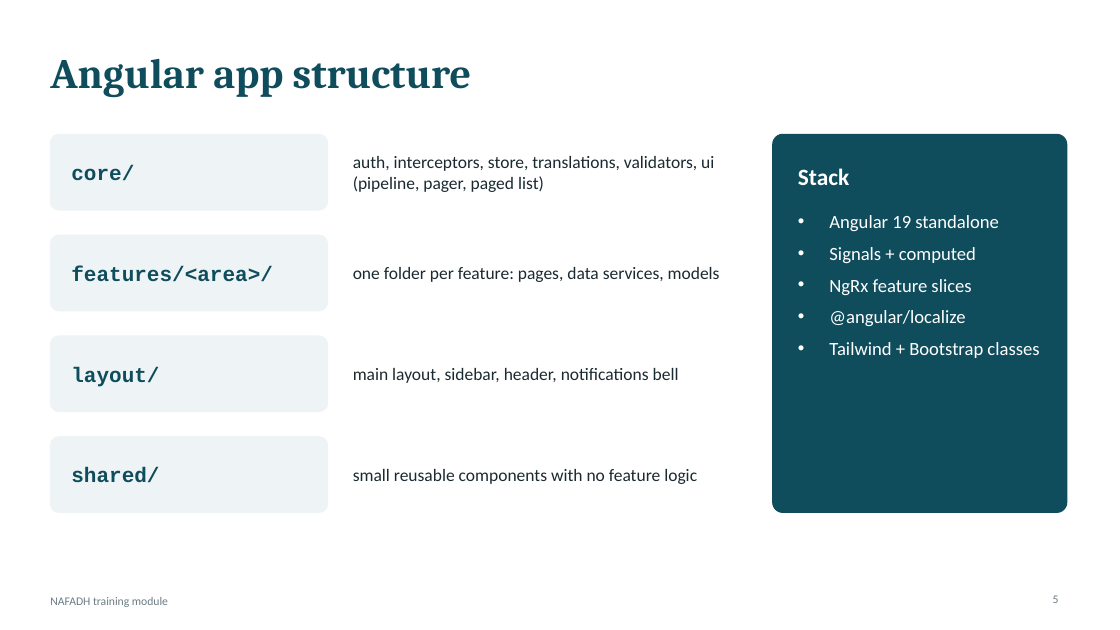
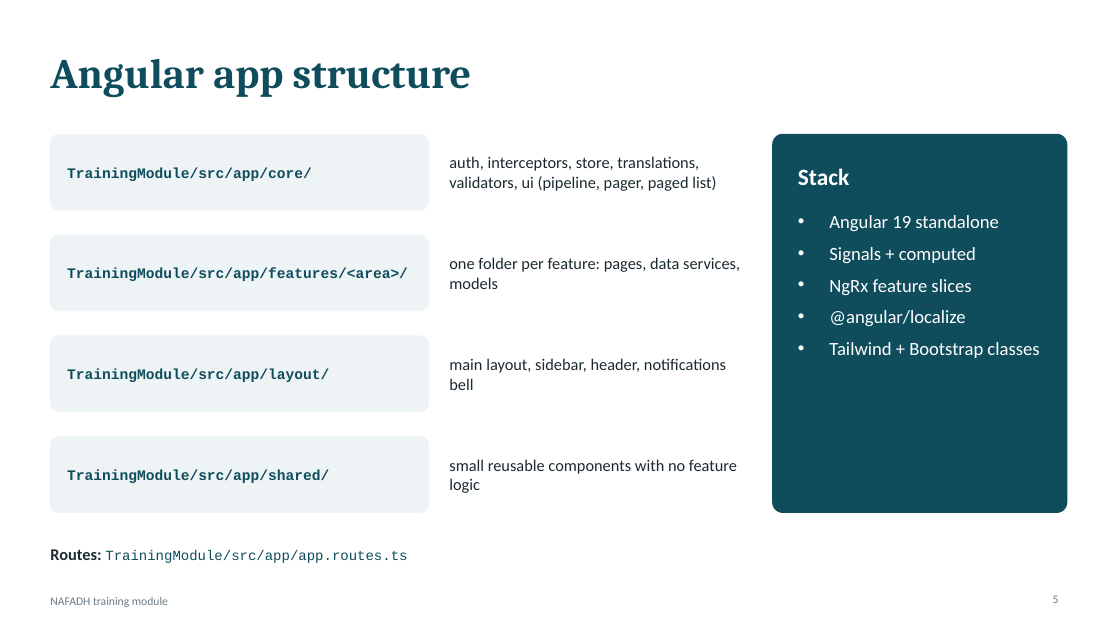
Before and after one commit to TRA-Projects/nafadh_trainning, a slide deck: slide 5 of docs/training-standards.pptx. Drawn at 1120x630 pixels with LibreOffice and Linux fonts; fonts in the diff are those of the drawing. Boxes give left, top, right and bottom in pixels: in the first picture for what was removed or moved away, otherwise in the second. Text is boxed around its words. In the diff, an @@ line names an element or a change of style, - is before the commit and + after.

```diff
--- a/docs/training-standards.pptx
+++ b/docs/training-standards.pptx
@@ rounded rectangle: place and size @@
-rounded rectangle at box(50, 134, 328, 210)
+rounded rectangle at box(50, 134, 429, 210)
@@ text "auth, interceptors, store, translations, validators, ...": place and size @@
-text "auth, interceptors, store, translations, validators, ..." at box(353, 156, 714, 192)
+text "auth, interceptors, store, translations, validators, ..." at box(449, 156, 716, 191)
@@ text at box(67, 167, 312, 181): text changed; size 18 to 12.5 pt @@
-core/
+TrainingModule/src/app/core/
@@ rounded rectangle: place and size @@
-rounded rectangle at box(50, 235, 328, 311)
+rounded rectangle at box(50, 235, 429, 311)
@@ text "one folder per feature: pages, ...": place and size @@
-text "one folder per feature: pages, ..." at box(353, 267, 720, 282)
+text "one folder per feature: pages, ..." at box(449, 257, 740, 289)
@@ text at box(67, 268, 408, 281): text changed; size 18 to 12.5 pt @@
-features/<area>/
+TrainingModule/src/app/features/<area>/
@@ rounded rectangle: place and size @@
-rounded rectangle at box(50, 336, 328, 412)
+rounded rectangle at box(50, 336, 429, 412)
@@ text "main layout, sidebar, header, notifications ...": place and size @@
-text "main layout, sidebar, header, notifications ..." at box(353, 368, 679, 383)
+text "main layout, sidebar, header, notifications ..." at box(449, 358, 726, 390)
@@ text at box(67, 368, 329, 382): text changed; size 18 to 12.5 pt @@
-layout/
+TrainingModule/src/app/layout/
@@ rounded rectangle: place and size @@
-rounded rectangle at box(50, 437, 328, 513)
+rounded rectangle at box(50, 437, 429, 513)
@@ size 15 to 14 pt in 4 elements at box(449, 156, 716, 191), box(449, 257, 740, 289), box(449, 358, 726, 390), box(449, 459, 737, 493) @@
@@ text "small reusable components with no ...": place and size @@
-text "small reusable components with no ..." at box(353, 469, 697, 484)
+text "small reusable components with no ..." at box(449, 459, 737, 493)
@@ text at box(67, 469, 329, 483): text changed; size 18 to 12.5 pt @@
-shared/
+TrainingModule/src/app/shared/
@@ text added at box(50, 549, 407, 563), 12 pt, text #0F4C5C @@
+Routes: TrainingModule/src/app/app.routes.ts
```
Also in this commit, not shown: 11 other slides changed.
